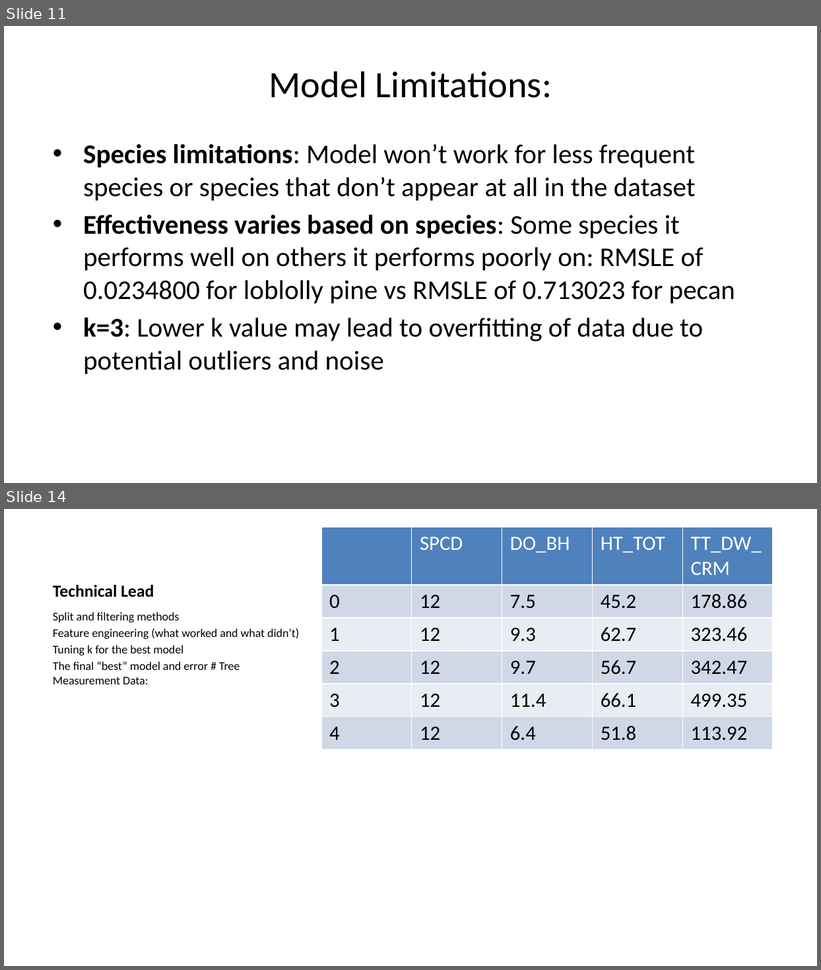
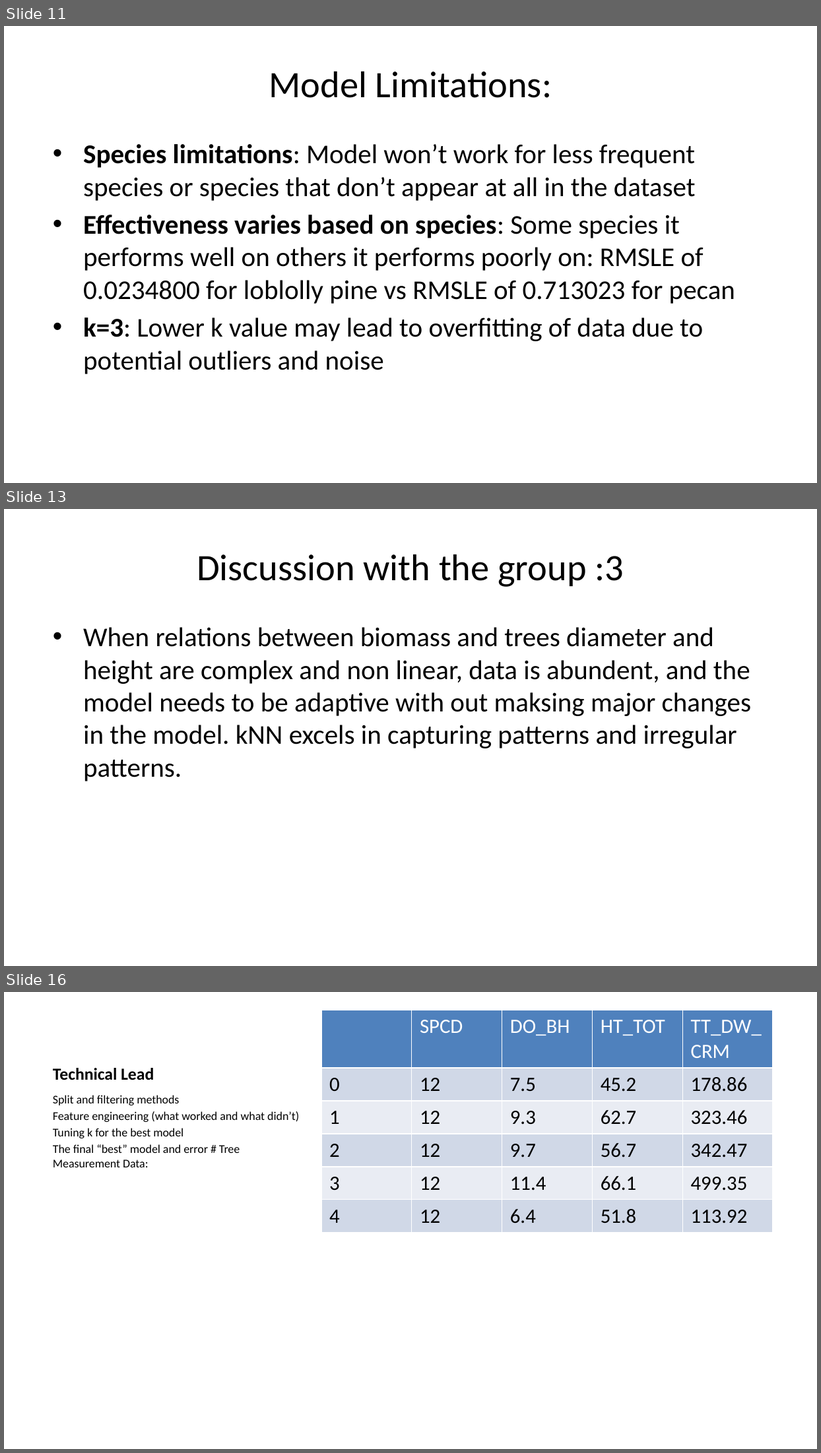
Before and after one commit to deancallahan25/Redwood-Analytics-Portfolio, a slide deck: Project-3/presentation.pptx. Shown one above the other, each under a label of ours: slides 11 and 14 before the commit, slides 11, 13 and 16 after it; the slides between them are not shown. The pictures are 821x970 and 821x1453 pixels, drawn with LibreOffice and Linux fonts; fonts in the diff are those of the drawing. Boxes give left, top, right and bottom in pixels: in the first picture for what was removed or moved away, otherwise in the second. Text is boxed around its words. In the diff, an @@ line names an element or a change of style, - is before the commit and + after.

```diff
--- a/Project-3/presentation.pptx
+++ b/Project-3/presentation.pptx
@@ slide 13 added at [4,509,817,966], background #FFFFFF @@
@@ title added at [197,554,624,587], 33 pt, text #000000 @@
+Discussion with the group :3
@@ text added at [83,627,752,782], 24 pt, text #000000 @@
+• When relations between biomass and trees diameter and height are complex and non linear, data is abundent, and the model needs to be adaptive with out maksing major changes in the model. kNN excels in capturing patterns and irregular patterns.
@@ what was slide 14 is now slide 16 @@
```
Also in this commit, not shown: 2 slides changed, 1 other slide added, 19 other files.
